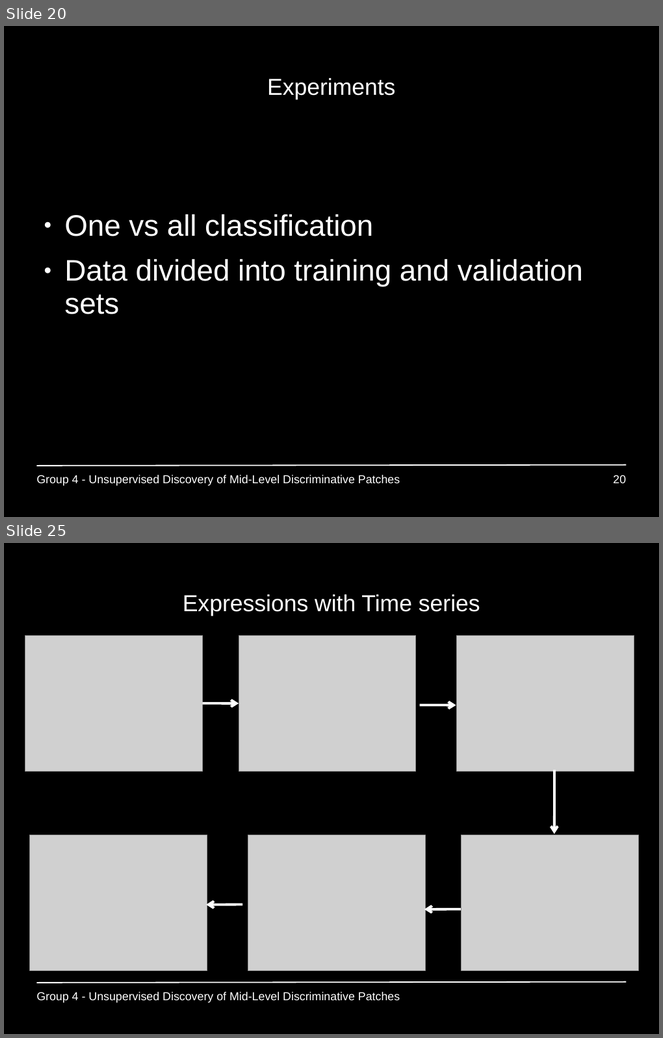
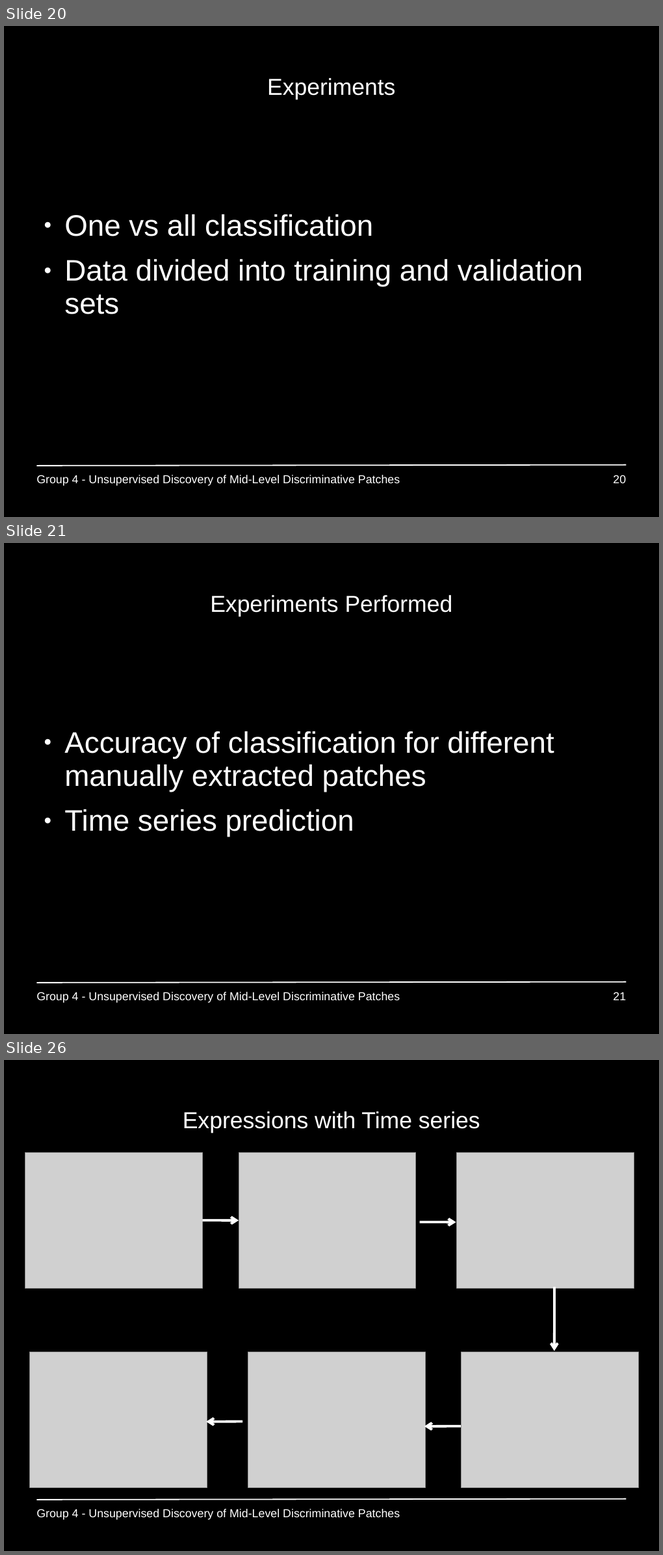
Before and after one commit to GiannisPapadopoulos/DiscriminativePatches, a slide deck: presentations/period3/MAI_Project1_Group4.ppt. Shown one above the other, each under a label of ours: slides 20 and 25 before the commit, slides 20, 21 and 26 after it; the slides between them are not shown. The pictures are 663x1038 and 663x1555 pixels, drawn with LibreOffice and Linux fonts; fonts in the diff are those of the drawing; grey boxes stand for pictures. Boxes give left, top, right and bottom in pixels: in the first picture for what was removed or moved away, otherwise in the second. Text is boxed around its words. In the diff, an @@ line names an element or a change of style, - is before the commit and + after.

```diff
--- a/presentations/period3/MAI_Project1_Group4.ppt
+++ b/presentations/period3/MAI_Project1_Group4.ppt
@@ slide 21 added at <box>4,543,659,1034</box>, background #000000; not listed: 1 template element that a slide beside it also shows @@
@@ title added at <box>210,595,453,616</box>, 28 pt, text #FFFFFF @@
+Experiments Performed
@@ text added at <box>64,731,554,837</box>, 36 pt, text #FFFFFF @@
+● Accuracy of classification for different manually extracted patches
+● Time series prediction
@@ text added at <box>36,992,400,1003</box>, 14 pt, text #FFFFFF @@
+Group 4 - Unsupervised Discovery of Mid-Level Discriminative Patches
@@ page number added at <box>613,992,626,1001</box>, 14 pt, text #FFFFFF @@
+21
@@ what was slide 25 is now slide 26 @@
```
Also in this commit, not shown: 5 slides changed.
